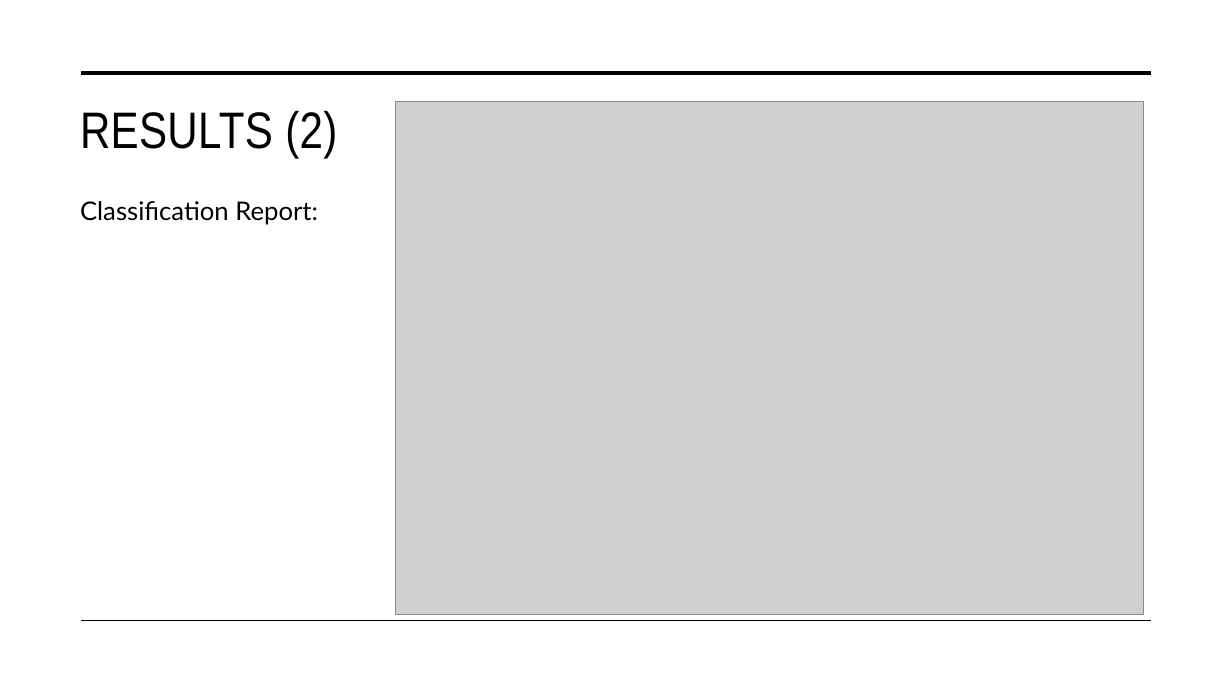
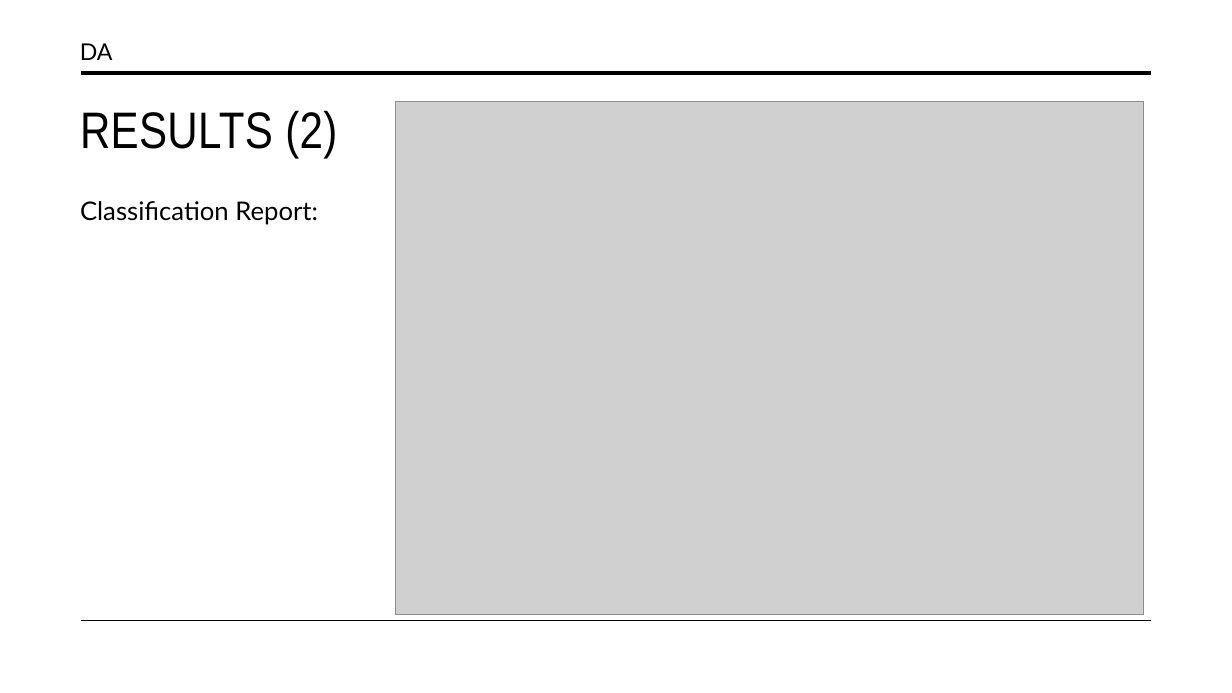
Before and after one commit to daisyapto/CMPSC445_Project2, a slide deck: slide 7 of CMPSC445_Project2_Presentation.pptx. Drawn at 1232x693 pixels with LibreOffice and Linux fonts; fonts in the diff are those of the drawing; grey boxes stand for pictures. Boxes give left, top, right and bottom in pixels: in the first picture for what was removed or moved away, otherwise in the second. Text is boxed around its words. In the diff, an @@ line names an element or a change of style, - is before the commit and + after.

```diff
--- a/CMPSC445_Project2_Presentation.pptx
+++ b/CMPSC445_Project2_Presentation.pptx
@@ text added at (x1=80, y1=43, x2=113, y2=60), 18 pt, text #000000 @@
+DA
```
Also in this commit, not shown: 9 other slides changed, 1 slide removed.
